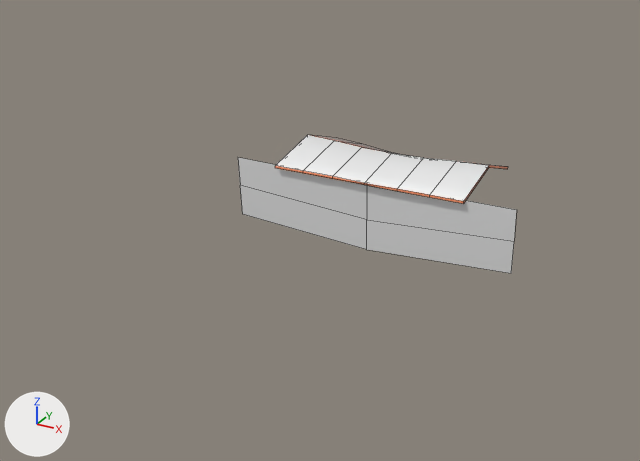
Renders of the FBX model Assets/Art/hotdog trailer/klappe.fbx from each side of a commit.
One viewpoint serves both versions: a 50 mm camera at (1.32, -2.97, 1.19) aimed at (-0.18, -0.25, -0.17). Lighting does not change. The marker at lower left points along +X, +Y and +Z. Mesh edges are drawn as thin lines. Where no turn or scale is listed for an object, it has been applied to the vertices.

The older version as bpy lines, for what is in view:
```python
me_mesh = bpy.data.meshes.new('Mesh')
me_mesh.from_pydata(...)  # 248 vertices, 36 faces; spans x -0.561..0.717, y -0.178..0.75, z -0.724..0.389
# faces by material slot: [14, 22]
me_mesh.materials.append(mat_wimpel)  # its picture is missing
me_mesh.materials.append(mat_wagen_orange)  # orange #f0895c
ob_klappe = bpy.data.objects.new('klappe', me_mesh)
ob_klappe.location = (-0.001, -0.06, -0.279)
```
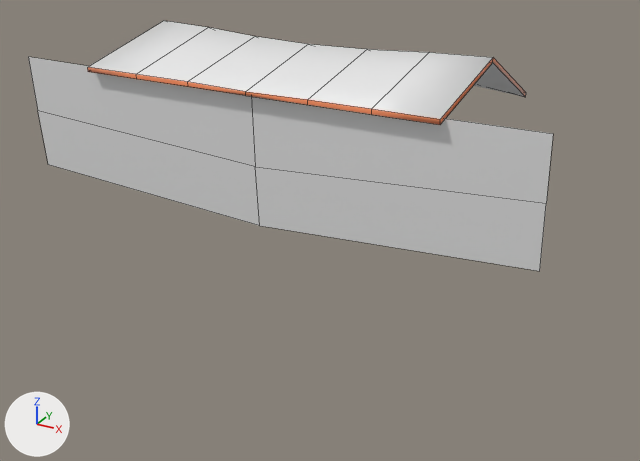
Changed parts and their boxes (x1, y1, x2, y2) in the pictures (640 x 461 px):
```json
{"object": "klappe", "change": "reshaped", "before": [238, 135, 516, 273], "after": [29, 21, 553, 271]}
{"part": 1, "of": "me_mesh", "change": "added", "after": [88, 21, 526, 125]}
{"part": 2, "of": "me_mesh", "change": "deleted", "before": [275, 135, 508, 204]}
{"part": 3, "of": "me_mesh", "change": "deleted", "before": [238, 157, 516, 273]}
{"part": 4, "of": "me_mesh", "change": "added", "after": [29, 57, 553, 271]}
```

Edits to the scene script, one JSON object a line:
```json
{"block": "me_mesh", "where": "# used by ob_klappe; location = (-0.001, -0.06, -0.279)"}
{"block": "me_mesh", "where": "# verts and faces of me_mesh; kept vertices keep their numbers, new ones are numbered from 248"}
{"op": "remove", "block": "me_mesh", "code": "me_mesh.from_pydata(...)  # 248 vertices, 36 faces; spans x -0.561..0.717, y -0.178..0.75, z -0.724..0.389"}
{"op": "add", "block": "me_mesh", "code": "me_mesh.from_pydata(...)  # 250 vertices, 39 faces; spans x -0.834..0.837, y -0.933..0.75, z -0.724..0.927"}
{"block": "me_mesh", "change": "me_mesh part 1: a new loose piece of 40 vertices spanning x -0.564..0.567, y -0.933..-0.178, z 0.729..0.927"}
{"block": "me_mesh", "change": "me_mesh part 2: the loose piece of 38 vertices spanning x -0.379..0.382, y -0.178..0.321, z 0.271..0.387 is deleted"}
{"block": "me_mesh", "change": "me_mesh part 3: the loose piece of 9 vertices spanning x -0.561..0.564, y -0.161..-0.145, z 0.052..0.333 is deleted"}
{"block": "me_mesh", "change": "me_mesh part 4"}
{"op": "add", "block": "me_mesh", "code": "verts[248] = (0.001, -0.906, 0.841)"}
{"op": "add", "block": "me_mesh", "code": "verts[249] = (0.001, -0.882, 0.43)  # pixel (259, 225)"}
{"op": "add", "block": "me_mesh", "code": "verts[250] = (0.836, -0.882, 0.479)  # pixel (539, 271)"}
{"op": "add", "block": "me_mesh", "code": "verts[251] = (0.837, -0.906, 0.847)  # pixel (553, 133)"}
{"op": "add", "block": "me_mesh", "code": "verts[252] = (0.001, -0.896, 0.618)  # pixel (255, 166)"}
{"op": "add", "block": "me_mesh", "code": "verts[253] = (0.837, -0.896, 0.668)  # pixel (546, 203)"}
{"op": "add", "block": "me_mesh", "code": "verts[254] = (-0.833, -0.882, 0.479)  # pixel (48, 164)"}
{"op": "add", "block": "me_mesh", "code": "verts[255] = (-0.834, -0.906, 0.847)  # pixel (28, 56)"}
{"op": "add", "block": "me_mesh", "code": "verts[256] = (-0.834, -0.896, 0.668)  # pixel (37, 110)"}
{"op": "add", "block": "me_mesh", "code": "faces += [(248, 251, 253, 252), (249, 252, 253, 250), (248, 252, 256, 255), (249, 254, 256, 252)]  # mat_wimpel (its picture is missing)"}
```
